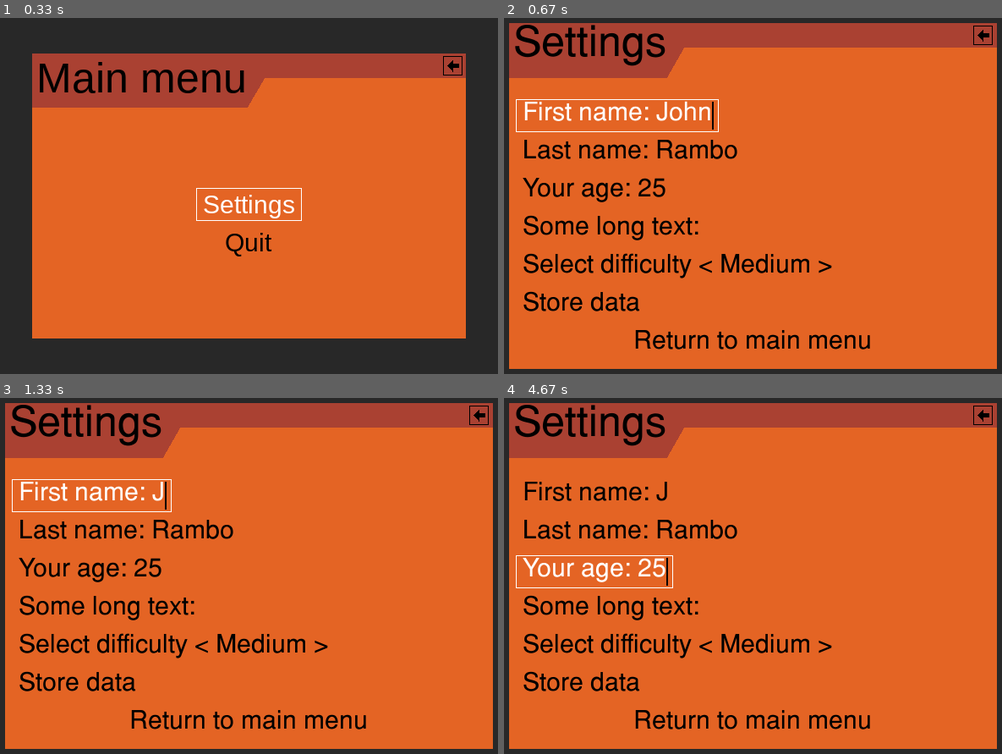
Above: before the commit, frames 1-4 (two rows, left to right).
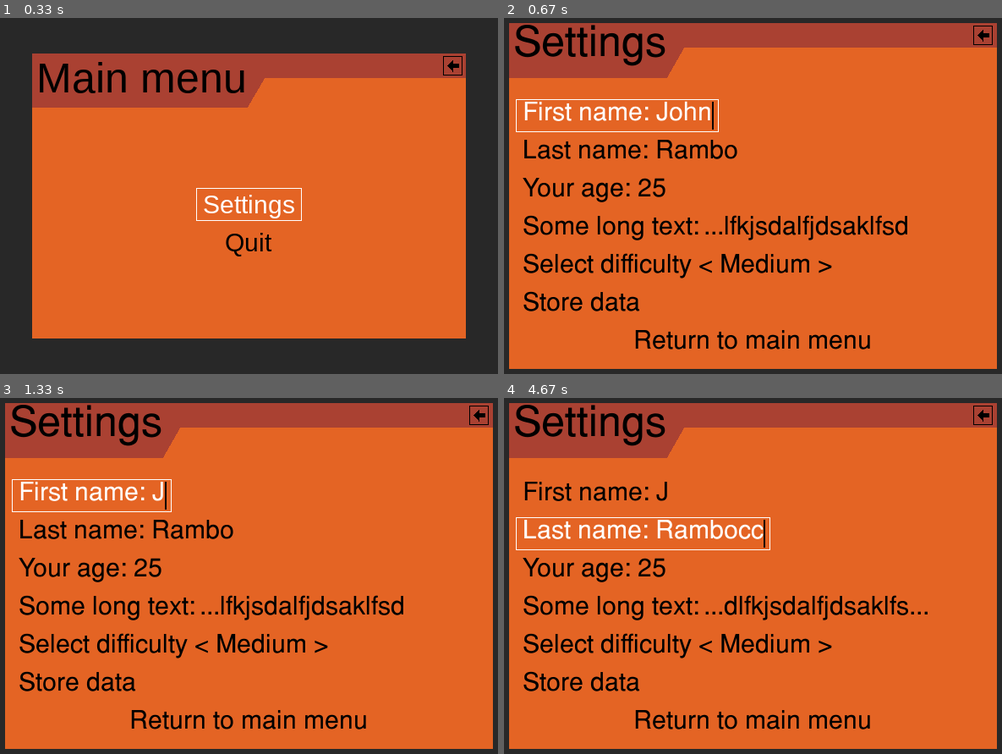
Above: after the commit, the same moments.

Repository: ppizarror/pygame-menu
Game: pygame game, started from example3.py
Same seed, same stepped clock (60 frames per second), same inputs: the game is played once before the commit and once after it.
Inputs (mouse positions are in pixels of both pictures, inside the frame that each line leads up to):
- Up to frame 1 (0.33 s): no input
- Up to frame 2 (0.67 s): tap Enter at 0.33 s
- Up to frame 3 (1.33 s): hold Backspace 0.67-1.13 s; hold Up 0.67-1.13 s; click "Select difficulty < Medium >" at 1.27 s
- Up to frame 4 (4.67 s): click (713, 608) at 1.6 s, where only the run after the commit has a clickable "Some long text: ...lfkjsdalfj…"; hold Esc 1.88-2.35 s; hold Up 1.88-2.35 s; hold Up 2.43-2.9 s; tap Ctrl at 2.98 s; hold Delete 3.32-3.78 s; hold Right 3.32-3.78 s; tap C at 3.82, 4.3 s; hold Right 4.15-4.62 s; hold Left from 4.65 s (still down)

Frame 1 is identical in both runs. In frame 2, 1.0% of the frame differs, in the area x 40-81%, y 55-63%; in frame 3, 1.0%; in frame 4, 3.0%, in the area x 2-86%, y 33-63%.

Commit message:
Fixed bug where default value is not checked

Diff:
--- a/example3.py
+++ b/example3.py
@@ -122,6 +122,7 @@
                              input_type=pygameMenu.locals.PYGAME_INPUT_INT)
 settings_menu.add_text_input('Some long text: ',
                              maxwidth=18,
+                             default='lkfjldkfjdlkfjsdlakfjsdlfkjsdalfjdsaklfsd',
                              textinput_id='long_text')
 
 # Create selector with 3 difficulty options
--- a/pygameMenu/widgets/textinput.py
+++ b/pygameMenu/widgets/textinput.py
@@ -122,7 +122,7 @@
         if history < 0:
             raise ValueError('history must be equal or greater than zero')
 
-        self._input_string = str(default)  # Inputted text
+        self._input_string = ''  # Inputted text
         self._ignore_keys = (_ctrl.MENU_CTRL_UP, _ctrl.MENU_CTRL_DOWN,
                              _pygame.K_LCTRL, _pygame.K_RCTRL,
                              _pygame.K_LSHIFT, _pygame.K_RSHIFT,
@@ -150,7 +150,7 @@
         self._clock = _pygame.time.Clock()
         self._cursor_color = cursor_color
         self._cursor_ms_counter = 0
-        self._cursor_position = len(self._input_string)  # Inside text
+        self._cursor_position = 0  # Inside text
         self._cursor_render = True  # If true cursor must be rendered
         self._cursor_surface = None
         self._cursor_surface_pos = [0, 0]  # Position (x,y) of surface
@@ -160,11 +160,29 @@
         # Public attributs
         self.label = label
 
+        # History of editions
+        self._history = []
+        self._history_cursor = []
+        self._history_renderbox = []
+
+        self._history_index = 0  # Index at which the new editions are added
+        self._max_history = history
+
         # Other
         self._input_type = input_type
         self._label_size = 0
         self._maxchar = maxchar
         self._maxwidth = maxwidth
+
+        # Set default value
+        if default != '':
+            if self._check_input_type(default):
+                default = str(default)
+                self._update_input_string(default)
+                for i in range(len(default) + 1):
+                    self._move_cursor_right()
+            else:
+                raise ValueError('default value type is not correct according to input_type')
 
     def _apply_font(self):
         """
@@ -539,6 +557,32 @@
         self._mouse_is_pressed = False
         self._keyrepeat_mouse_ms = 0
 
+    def _update_input_string(self, new_string):
+        """
+        Update input string with a new string, store changes into history.
+
+        :param new_string: New string of text input
+        :type new_string: basestring
+        :return: None
+        """
+        l_history = len(self._history)
+
+        # If last edition is different than the new one updates the history
+        if l_history > 0 and self._max_history > 0 and self._history[l_history - 1] != new_string:
+            self._history.insert(self._history_index, new_string)
+
+            # Store renderbox or cursor
+            self._history_renderbox.insert(self._history_index, self._renderbox)
+            self._history_cursor.insert(self._history_index, self._cursor_position)
+
+            if len(self._history) > self._max_history:
+                self._history.pop(0)
+            self._history_index = len(self._history)  # This can be changed with undo/redo
+
+        # Updates string
+        print(self._history)
+        self._input_string = new_string
+
     def update(self, events):
         """
         See upper class doc.
@@ -593,7 +637,7 @@
 
                         # If string is valid
                         if self._check_input_type(new_string):
-                            self._input_string = new_string
+                            self._update_input_string(new_string)
                             for i in range(len(text) + 1):  # Move cursor
                                 self._move_cursor_right()
 
@@ -606,10 +650,11 @@
                         return False
 
                 if event.key == _pygame.K_BACKSPACE:
-                    self._input_string = (
+                    new_string = (
                             self._input_string[:max(self._cursor_position - 1, 0)]
                             + self._input_string[self._cursor_position:]
                     )
+                    self._update_input_string(new_string)
                     self._update_renderbox(left=-1, addition=True)
                     self.change()
                     updated = True
@@ -618,10 +663,11 @@
                     self._cursor_position = max(self._cursor_position - 1, 0)
 
                 elif event.key == _pygame.K_DELETE:
-                    self._input_string = (
+                    new_string = (
                             self._input_string[:self._cursor_position]
                             + self._input_string[self._cursor_position + 1:]
                     )
+                    self._update_input_string(new_string)
                     self._update_renderbox(right=-1, addition=True)
                     self.change()
                     updated = True
@@ -662,10 +708,9 @@
 
                     # If data is valid
                     if self._check_input_type(new_string):
-                        self._input_string = new_string
-
                         lkey = len(event.unicode)
                         if lkey > 0:
+                            self._update_input_string(new_string)
                             self._cursor_position += lkey  # Some are empty, e.g. K_UP
                             self._update_renderbox(right=1, addition=True)
                             self.change()
